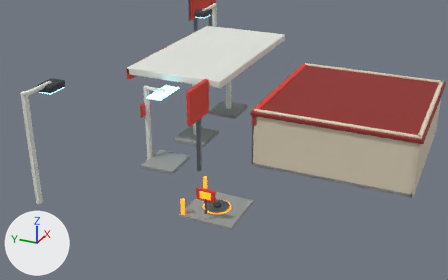
Two versions of the glTF model public/models/station.glb, one commit apart.
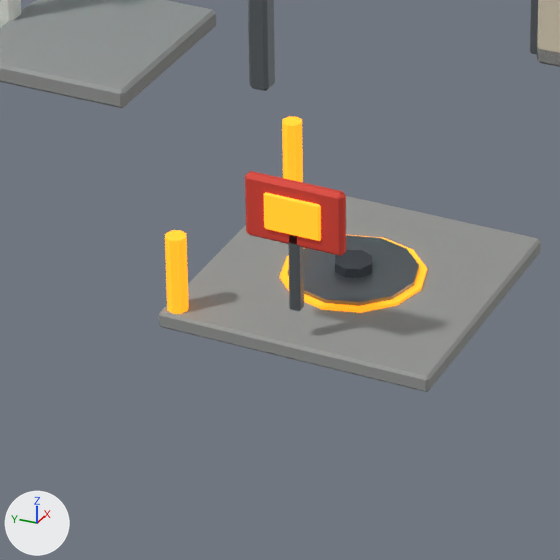
There are two pictures of each version: one from a camera (50 mm lens) standing at (-35.31, -9.29, 16.59) and looking at (-9.98, 2.11, 3.93), one close up on the part from 33% to 57% of the width and 55% to 94% of the height. Lighting does not change. The marker at lower left points along +X, +Y and +Z. The older version's two pictures come first. Where no turn or scale is listed for an object, it has been applied to the vertices. Vertices at exactly the same position are counted once.

The older version as bpy lines, for what is in view:
```python
me_cube_128 = bpy.data.meshes.new('Cube.128')
me_cube_128.from_pydata(...)  # 24 vertices, 44 faces; spans x -0.06..0.06, y -0.06..0.06, z -0.45..0.45
me_cube_128.materials.append(mat_metal)  # grey #81898e
me_cube_129 = bpy.data.meshes.new('Cube.129')
me_cube_129.from_pydata(...)  # 24 vertices, 44 faces; spans x -0.06..0.06, y -0.52..0.52, z -0.34..0.34
me_cube_129.materials.append(mat_station_red)  # red #dd4235
me_cube_130 = bpy.data.meshes.new('Cube.130')
me_cube_130.from_pydata(...)  # 24 vertices, 44 faces; spans x -0.02..0.02, y -0.3..0.3, z -0.2..0.2
me_cube_130.materials.append(mat_safety_yellow)  # orange #ffb835, glowing orange #ff8d00
me_cylinder_024 = bpy.data.meshes.new('Cylinder.024')
me_cylinder_024.from_pydata(...)  # an 8-sided cylinder along z spanning x -0.11..0.11, y -0.11..0.11, z -0.5..0.5
me_cylinder_024.materials.append(mat_safety_yellow)  # orange #ffb835, glowing orange #ff8d00
ob_tankbollard_001 = bpy.data.objects.new('TankBollard.001', me_cylinder_024)
ob_tankbollard_001.location = (-8.9, 3.7, 0.5)
ob_tanksign = bpy.data.objects.new('TankSign', me_cube_129)
ob_tanksign.location = (-11.5, 2.4, 1.55)
ob_tanksignmark = bpy.data.objects.new('TankSignMark', me_cube_130)
ob_tanksignmark.location = (-11.57, 2.4, 1.55)
ob_tanksignpost = bpy.data.objects.new('TankSignPost', me_cube_128)
ob_tanksignpost.location = (-11.5, 2.4, 0.95)
# also in view: 'TankCap' at (-10.2, 2.4, 0.29); 'SignPost' at (-6.6, 5.2, 2.2); 'TankPad' at (-10.2, 2.4, 0.09); 'LeftWall' at (-4.68, -2.0, 1.78); 'TankHatchRim' at (-10.2, 2.4, 0.17)
```
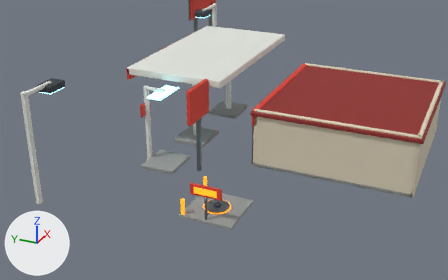
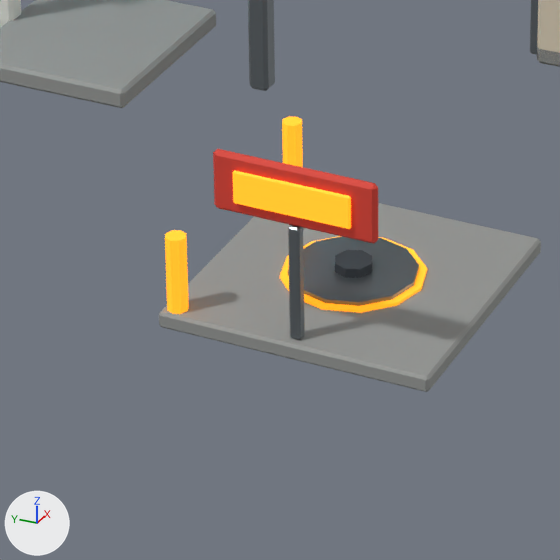
Where the change shows, as pixel boxes [x1, y1, x2, y2] in the close-ups (560 x 560 px; the box of a moved part takes in the faces that stretch with it):
'TankSign', reshaped, moved (63% wider, 12% taller): before [245, 171, 346, 256]; after [213, 149, 378, 244]
'TankSignMark', reshaped, moved (105% wider, 20% taller): before [264, 192, 321, 241]; after [233, 170, 351, 229]
'TankSignPost', reshaped, moved: before [288, 234, 304, 311]; after [288, 225, 305, 340]
part 2 of me_cube_130, moved or reshaped: before [318, 207, 321, 241]; after [348, 198, 351, 229]
part 3 of me_cube_130, moved or reshaped: before [264, 192, 319, 240]; after [233, 170, 349, 228]
part 4 of me_cube_130, moved or reshaped: before [264, 195, 318, 241]; after [233, 173, 348, 229]
part 5 of me_cube_128, moved or reshaped: before [288, 234, 304, 311]; after [288, 225, 305, 339]

The change, as a list of edits to the scene's bpy script:
```text
Change me_cube_129:
    used by ob_tanksign; location = (-11.5, 2.4, 1.55)
    remove me_cube_129.from_pydata(...)  # 24 vertices, 44 faces; spans x -0.06..0.06, y -0.52..0.52, z -0.34..0.34
    add me_cube_129.from_pydata(...)  # 24 vertices, 44 faces; spans x -0.05..0.05, y -0.86..0.86, z -0.32..0.32
    me_cube_129 part 1: 24 of 24 vertices moved; they spanned x -0.06..0.06, y -0.52..0.52, z -0.34..0.34 and now span x -0.05..0.05, y -0.86..0.86, z -0.32..0.32; mean shift (0.0, 0.0, 0.0)
Change me_cube_130:
    used by ob_tanksignmark; location = (-11.57, 2.4, 1.55)
    remove me_cube_130.from_pydata(...)  # 24 vertices, 44 faces; spans x -0.02..0.02, y -0.3..0.3, z -0.2..0.2
    add me_cube_130.from_pydata(...)  # 24 vertices, 44 faces; spans x -0.02..0.02, y -0.62..0.62, z -0.18..0.18
    me_cube_130 part 2: all 6 vertices in x -0.02..0.02, y -0.3..-0.28, z -0.2..-0.18 are moved by (0.0, -0.32, 0.02)
    me_cube_130 part 3: all 6 vertices in x -0.02..0.02, y 0.28..0.3, z 0.18..0.2 are moved by (0.0, 0.32, -0.02)
    me_cube_130 part 4: all 6 vertices in x -0.02..0.02, y 0.28..0.3, z -0.2..-0.18 are moved by (0.0, 0.32, 0.02)
    other edits to the shape of me_cube_130 do not show in these pictures
Change me_cube_128:
    used by ob_tanksignpost; location = (-11.5, 2.4, 0.95)
    remove me_cube_128.from_pydata(...)  # 24 vertices, 44 faces; spans x -0.06..0.06, y -0.06..0.06, z -0.45..0.45
    add me_cube_128.from_pydata(...)  # 24 vertices, 44 faces; spans x -0.06..0.06, y -0.06..0.06, z -0.62..0.62
    me_cube_128 part 5: all 12 vertices in x -0.06..0.06, y -0.06..0.06, z 0.43..0.45 are moved by (0.0, 0.0, 0.17)
    other edits to the shape of me_cube_128 do not show in these pictures
Change ob_tanksign:
    ob_tanksign.location: (-11.5, 2.4, 1.55) -> (-11.5, 2.4, 1.74)
Change ob_tanksignmark:
    ob_tanksignmark.location: (-11.57, 2.4, 1.55) -> (-11.58, 2.4, 1.74)
Change ob_tanksignpost:
    ob_tanksignpost.location: (-11.5, 2.4, 0.95) -> (-11.5, 2.4, 0.8)
```
